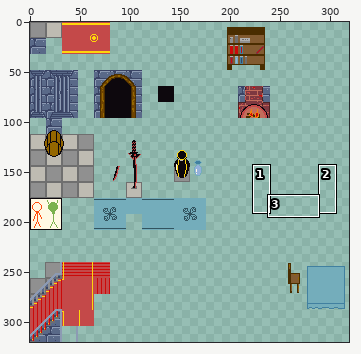
Sprite sheet: Asset/Tiles/Mansion.png. The picture above shows the old version from afar; the outline marks the close-up.
Close-up. Before the commit:
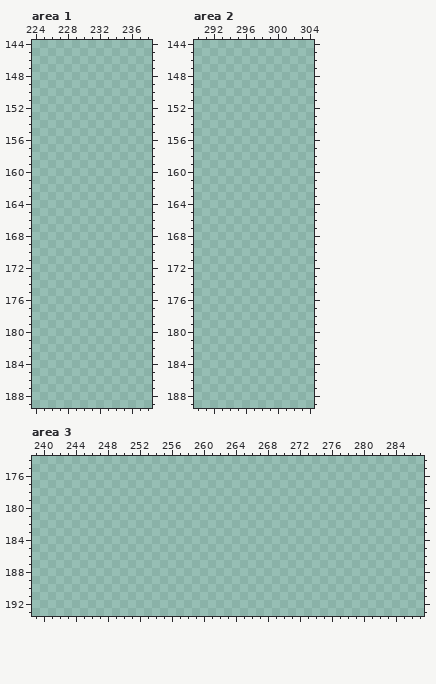
The file is 320x320 pixels. Colours within 5 levels of each other are drawn and written as one. Shown: area 1: x 224..238, y 144..189; area 2: x 290..304, y 144..189; area 3: x 239..287, y 174..193. The wide view leaves out empty margins. The commit also changed other parts of the picture, which this record leaves out.
After:
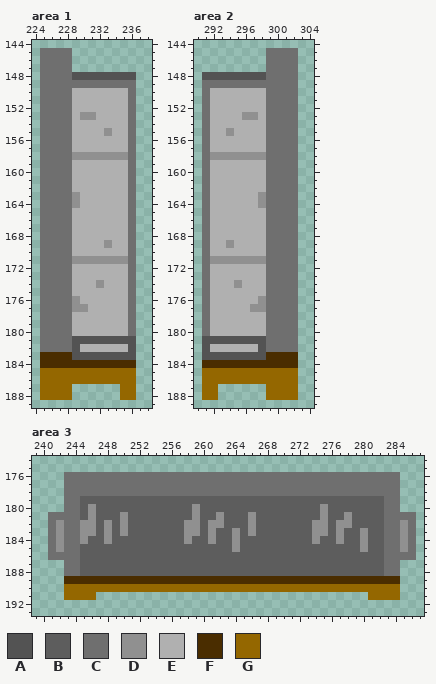
Palette (. is transparent): A #535353  B #5d5d5d  C #6f6f6f  D #909090  E #b0b0b0  F #4a2d00  G #946700
Change:
Area 1:
y 145..147: x 225..228 .... -> CCCC
y 148: x 225..236 ............ -> CCCCAAAAAAAA
y 149: x 225..236 ............ -> CCCCCCCCCCCC
y 150..152: x 225..236 ............ -> CCCCEEEEEEEC
y 153: x 225..236 ............ -> CCCCEDDEEEEC
y 154: x 225..236 ............ -> CCCCEEEEEEEC
y 155: x 225..236 ............ -> CCCCEEEEDEEC
y 156..157: x 225..236 ............ -> CCCCEEEEEEEC
y 158: x 225..236 ............ -> CCCCDDDDDDDC
y 159..162: x 225..236 ............ -> CCCCEEEEEEEC
y 163..164: x 225..236 ............ -> CCCCDEEEEEEC
y 165..168: x 225..236 ............ -> CCCCEEEEEEEC
y 169: x 225..236 ............ -> CCCCEEEEDEEC
y 170: x 225..236 ............ -> CCCCEEEEEEEC
y 171: x 225..236 ............ -> CCCCDDDDDDDC
y 172..173: x 225..236 ............ -> CCCCEEEEEEEC
y 174: x 225..236 ............ -> CCCCEEEDEEEC
y 175: x 225..236 ............ -> CCCCEEEEEEEC
y 176: x 225..236 ............ -> CCCCDEEEEEEC
y 177: x 225..236 ............ -> CCCCDDEEEEEC
y 178..180: x 225..236 ............ -> CCCCEEEEEEEC
y 181: x 225..236 ............ -> CCCCAAAAAAAA
y 182: x 225..236 ............ -> CCCCAEEEEEEA
y 183: x 225..236 ............ -> FFFFAAAAAAAA
y 184: x 225..236 ............ -> FFFFFFFFFFFF
y 185..186: x 225..236 ............ -> GGGGGGGGGGGG
y 187..188: x 225..228 .... -> GGGG; x 235..236 .. -> GG
Area 2:
y 145..147: x 299..302 .... -> CCCC
y 148: x 291..302 ............ -> AAAAAAAACCCC
y 149: x 291..302 ............ -> CCCCCCCCCCCC
y 150..152: x 291..302 ............ -> CEEEEEEECCCC
y 153: x 291..302 ............ -> CEEEEDDECCCC
y 154: x 291..302 ............ -> CEEEEEEECCCC
y 155: x 291..302 ............ -> CEEDEEEECCCC
y 156..157: x 291..302 ............ -> CEEEEEEECCCC
y 158: x 291..302 ............ -> CDDDDDDDCCCC
y 159..162: x 291..302 ............ -> CEEEEEEECCCC
y 163..164: x 291..302 ............ -> CEEEEEEDCCCC
y 165..168: x 291..302 ............ -> CEEEEEEECCCC
y 169: x 291..302 ............ -> CEEDEEEECCCC
y 170: x 291..302 ............ -> CEEEEEEECCCC
y 171: x 291..302 ............ -> CDDDDDDDCCCC
y 172..173: x 291..302 ............ -> CEEEEEEECCCC
y 174: x 291..302 ............ -> CEEEDEEECCCC
y 175: x 291..302 ............ -> CEEEEEEECCCC
y 176: x 291..302 ............ -> CEEEEEEDCCCC
y 177: x 291..302 ............ -> CEEEEEDDCCCC
y 178..180: x 291..302 ............ -> CEEEEEEECCCC
y 181: x 291..302 ............ -> AAAAAAAACCCC
y 182: x 291..302 ............ -> AEEEEEEACCCC
y 183: x 291..302 ............ -> AAAAAAAAFFFF
y 184: x 291..302 ............ -> FFFFFFFFFFFF
y 185..186: x 291..302 ............ -> GGGGGGGGGGGG
y 187..188: x 291..292 .. -> GG; x 299..302 .... -> GGGG
Area 3:
y 176..178: x 243..284 .......................................... -> CCCCCCCCCCCCCCCCCCCCCCCCCCCCCCCCCCCCCCCCCC
y 179: x 243..284 .......................................... -> CCBBBBBBBBBBBBBBBBBBBBBBBBBBBBBBBBBBBBBBCC
y 180: x 243..284 .......................................... -> CCBDBBBBBBBBBBBBDBBBBBBBBBBBBBBBDBBBBBBBCC
y 181: x 241..286 .............................................. -> CCCCBDBBBDBBBBBBBBDBBDBBBDBBBBBBBBDBBDBBBBCCCC
y 182: x 241..286 .............................................. -> CDCCDDBDBDBBBBBBBDDBDDBBBDBBBBBBBDDBDDBBBBCCDC
y 183: x 241..286 .............................................. -> CDCCDDBDBDBBBBBBBDDBDBBDBDBBBBBBBDDBDBBDBBCCDC
y 184: x 241..286 .............................................. -> CDCCDBBDBBBBBBBBBDBBDBBDBBBBBBBBBDBBDBBDBBCCDC
y 185: x 241..286 .............................................. -> CDCCBBBBBBBBBBBBBBBBBBBDBBBBBBBBBBBBBBBDBBCCDC
y 186: x 241..286 .............................................. -> CCCCBBBBBBBBBBBBBBBBBBBBBBBBBBBBBBBBBBBBBBCCCC
y 187..188: x 243..284 .......................................... -> CCBBBBBBBBBBBBBBBBBBBBBBBBBBBBBBBBBBBBBBCC
y 189: x 243..284 .......................................... -> FFFFFFFFFFFFFFFFFFFFFFFFFFFFFFFFFFFFFFFFFF
y 190: x 243..284 .......................................... -> GGGGGGGGGGGGGGGGGGGGGGGGGGGGGGGGGGGGGGGGGG
y 191: x 243..246 .... -> GGGG; x 281..284 .... -> GGGG
Where, in picture pixels (left, top, right, bottom), the same in both close-ups:
added: (40, 48, 136, 400)
added: (202, 48, 298, 400)
added: (48, 472, 416, 600)
